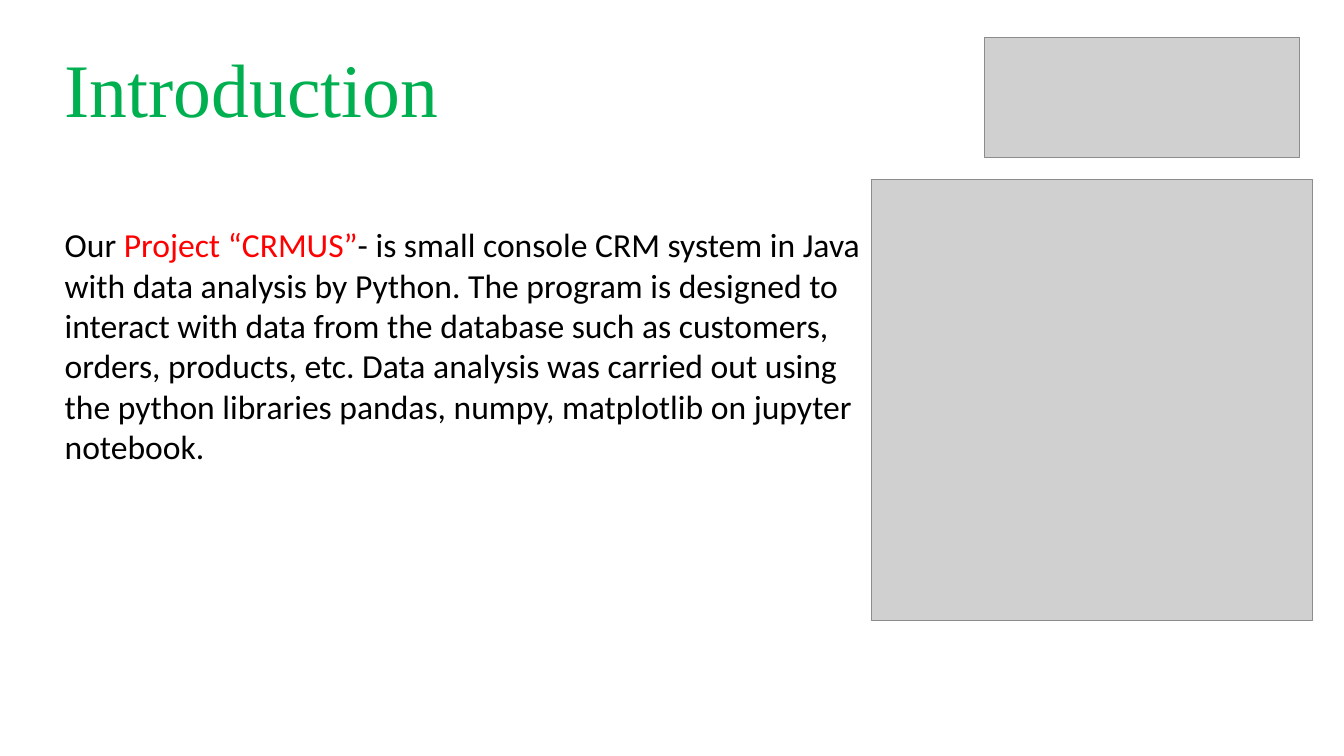
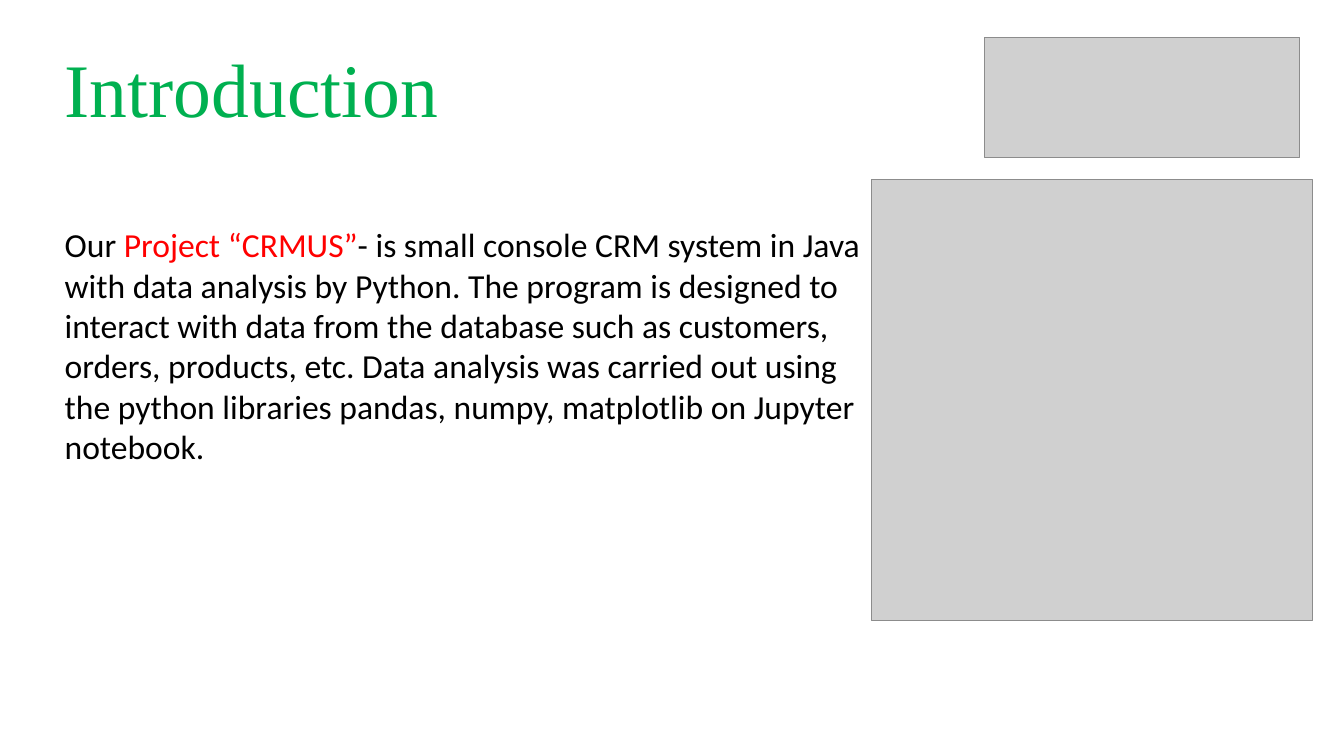
Before and after one commit to leo-script/CRMUS, a slide deck: slide 3 of Java project CRMUS - Bekzhan, Sanzhar.pptx. Drawn at 1344x756 pixels with LibreOffice and Linux fonts; fonts in the diff are those of the drawing; grey boxes stand for pictures. Boxes give left, top, right and bottom in pixels: in the first picture for what was removed or moved away, otherwise in the second. Text is boxed around its words. In the diff, an @@ line names an element or a change of style, - is before the commit and + after.

```diff
--- a/Java project CRMUS - Bekzhan, Sanzhar.pptx
+++ b/Java project CRMUS - Bekzhan, Sanzhar.pptx
@@ text at <box>65,233,860,460</box>: text changed @@
-Our Project “CRMUS”- is small console CRM system in Java with data analysis by Python. The program is designed to interact with data from the database such as customers, orders, products, etc. Data analysis was carried out using the python libraries pandas, numpy, matplotlib on jupyter notebook.
+Our Project “CRMUS”- is small console CRM system in Java with data analysis by Python. The program is designed to interact with data from the database such as customers, orders, products, etc. Data analysis was carried out using the python libraries pandas, numpy, matplotlib on Jupyter notebook.
```
Also in this commit, not shown: 6 other slides changed, 17 slides added, 1 slide removed.
